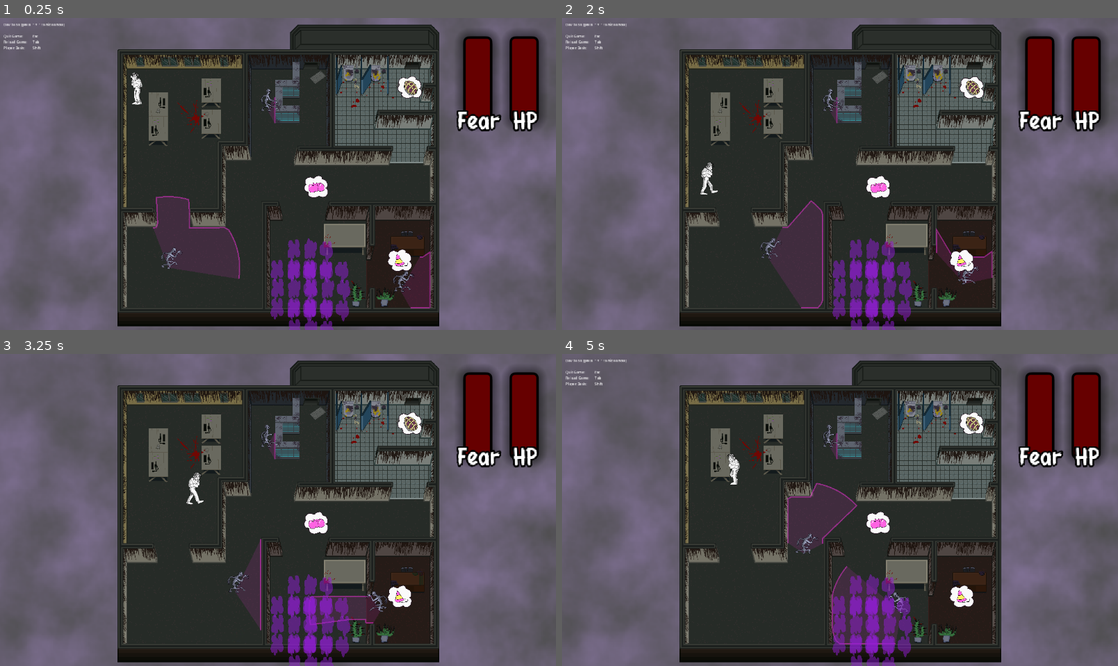
Above: before the commit, frames 1-4 (two rows, left to right).
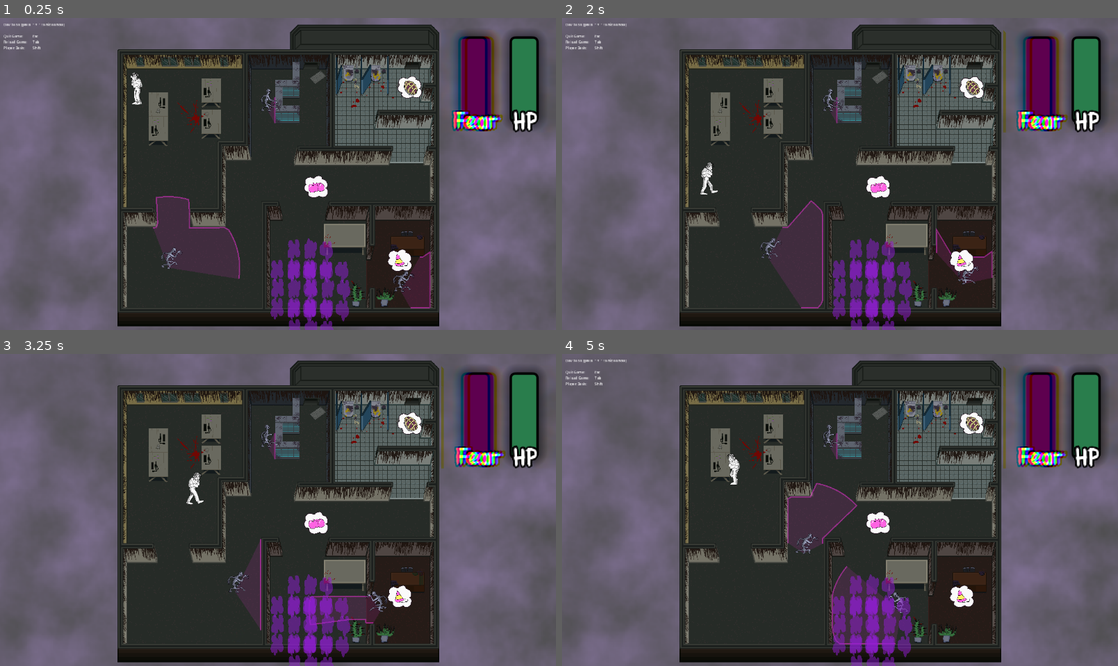
Above: after the commit, the same moments.

Repository: CarolineRoemer1998/NotABug
Game: Godot game, scene res://components/main/main.tscn
The game is run twice, just before and just after one commit, with the same random seed, the same clock (stepped at 60 frames per second) and the same inputs. The engine's default icon, where the game draws it, is replaced by a stand-in: a white triangle on a blue panel in a dark square. Sound files missing from this copy of the repository are replaced by a short silence.
Inputs (mouse positions are in pixels of both pictures, inside the frame that each line leads up to):
- Up to frame 1 (0.25 s): no input
- Up to frame 2 (2 s): move the mouse to (962, 158) at 0.52 s; hold D (move_right) 0.53-1.28 s; tap Space (accept) at 0.6 s; move the mouse to (728, 189) at 1.27 s; hold S (move_down) from 1.28 s (still down); tap Shift (dash) at 1.35 s
- Up to frame 3 (3.25 s): move the mouse to (333, 441) at 2.02 s; release S (move_down) at 2.03 s; hold D (move_right) 2.03-2.78 s; tap ] (show_or_hide_dev_tools) at 2.1 s; move the mouse to (250, 572) at 2.77 s; hold W (move_up) from 2.78 s (still down); tap Space (accept) at 2.85 s
- Up to frame 4 (5 s): move the mouse to (1006, 556) at 3.52 s; release W (move_up) at 3.53 s; hold A (move_left) from 3.53 s (still down); tap Shift (dash) at 3.6 s; move the mouse to (673, 463) at 4.27 s; tap ] (show_or_hide_dev_tools) at 4.35 s

The runs differ from the first frame. In frame 1, 3.2% of the frame differs, in the area x 81-97%, y 5-37%; in frame 2, 3.3%, in the area x 79-97%, y 3-37%; in frame 3, 3.2%; in frame 4, 3.2%.

Commit message:
Added Shader to Fear Meter

Diff:
--- a/components/ui/FearMeter.gd
+++ b/components/ui/FearMeter.gd
@@ -1,8 +1,34 @@
 class_name FearMeter
 extends ProgressBar
 
+@onready var timer_glitch: Timer = $TimerGlitch
+@onready var glitchoverlay: Sprite2D = $Glitch/Glitchoverlay
+
+var shake_power := 0.006
+var shake_color_rate := 0.006
+
 func _ready() -> void:
 	Signals.item_collected.connect(update_progress_bar)
+	reset_glitch_shader()
 
 func update_progress_bar(_item: Item):
 	value = GameManager.current_fear
+	var mat := glitchoverlay.material as ShaderMaterial
+	mat.set_shader_parameter("shake_power", 0.05)
+	mat.set_shader_parameter("shake_color_rate", 0.03)
+	shake_power -= 0.002
+	shake_color_rate -= 0.002
+	timer_glitch.start()
+
+
+
+func _on_timer_glitch_timeout() -> void:
+	reset_glitch_shader()
+
+func reset_glitch_shader():
+	var mat := glitchoverlay.material as ShaderMaterial
+	mat.set_shader_parameter("shake_power", shake_power)
+	mat.set_shader_parameter("shake_rate", 1.0)
+	mat.set_shader_parameter("shake_speed", 0.001)
+	mat.set_shader_parameter("shake_block_size", 0.001)
+	mat.set_shader_parameter("shake_color_rate", shake_color_rate)
--- a/components/ui/FearMeter.tscn
+++ b/components/ui/FearMeter.tscn
@@ -2,6 +2,8 @@
 
 [ext_resource type="Script" uid="uid://dx06he1lbi1w8" path="res://components/ui/FearMeter.gd" id="1_ah75i"]
 [ext_resource type="Theme" uid="uid://d36yfu0ple8dp" path="res://fonts&themes/progressbar-label-theme.tres" id="2_u5gms"]
+[ext_resource type="Shader" uid="uid://cc7k35411pte" path="res://shaders/glitch_shader.gdshader" id="3_inr1r"]
+[ext_resource type="PackedScene" uid="uid://chs8g8dsb8ggb" path="res://scenes/glitch_overlay.tscn" id="3_rvpev"]
 
 [sub_resource type="Theme" id="Theme_u5gms"]
 
@@ -20,7 +22,7 @@
 shadow_size = 8
 
 [sub_resource type="StyleBoxFlat" id="StyleBoxFlat_rvpev"]
-bg_color = Color(0.4, 0, 0, 1)
+bg_color = Color(0.37, 0, 0.3083334, 1)
 border_width_left = 2
 border_width_top = 2
 border_width_right = 2
@@ -30,6 +32,14 @@
 corner_radius_top_right = 4
 corner_radius_bottom_right = 4
 corner_radius_bottom_left = 4
+
+[sub_resource type="ShaderMaterial" id="ShaderMaterial_inr1r"]
+shader = ExtResource("3_inr1r")
+shader_parameter/shake_power = 0.005
+shader_parameter/shake_rate = 1.0
+shader_parameter/shake_speed = 0.001
+shader_parameter/shake_block_size = 0.001
+shader_parameter/shake_color_rate = 0.0050000002375
 
 [node name="FearMeter" type="ProgressBar" unique_id=1216261520]
 anchors_preset = 1
@@ -61,3 +71,18 @@
 theme_override_constants/outline_size = 6
 text = "Fear"
 horizontal_alignment = 1
+
+[node name="Glitch" parent="." unique_id=1063543316 instance=ExtResource("3_rvpev")]
+
+[node name="Glitchoverlay" parent="Glitch" index="1" unique_id=1955965157]
+material = SubResource("ShaderMaterial_inr1r")
+position = Vector2(33, 38.5)
+scale = Vector2(0.8125, 0.6953125)
+
+[node name="TimerGlitch" type="Timer" parent="." unique_id=366354953]
+wait_time = 0.3
+one_shot = true
+
+[connection signal="timeout" from="TimerGlitch" to="." method="_on_timer_glitch_timeout"]
+
+[editable path="Glitch"]
--- /dev/null
+++ b/components/ui/HealthMeter.gdshader
@@ -0,0 +1,59 @@
+shader_type canvas_item;
+
+uniform float effect_strength : hint_range(0.0, 1.0) = 0.0;
+
+uniform float shake_power : hint_range(0.0, 0.25) = 0.06;
+uniform float shake_rate : hint_range(0.0, 1.0) = 1.0;
+uniform float shake_speed = 8.0;
+uniform float shake_block_size = 24.0;
+uniform float shake_color_rate : hint_range(0.0, 0.25) = 0.04;
+
+uniform float fringe_alpha : hint_range(0.0, 1.0) = 0.55;
+uniform float scanline_strength : hint_range(0.0, 1.0) = 0.04;
+uniform float noise_strength : hint_range(0.0, 1.0) = 0.05;
+uniform float edge_softness : hint_range(0.001, 0.3) = 0.04;
+
+float random(float seed) {
+	return fract(543.2543 * sin(dot(vec2(seed, seed), vec2(3525.46, -54.3415))));
+}
+
+float rect_mask(vec2 uv) {
+	return step(0.0, uv.x) * step(uv.x, 1.0) * step(0.0, uv.y) * step(uv.y, 1.0);
+}
+
+void fragment() {
+	vec4 base = COLOR;
+
+	float enable_shift = float(
+		random(trunc(TIME * shake_speed)) < shake_rate
+	);
+
+	float block_y = trunc(UV.y * shake_block_size) / shake_block_size;
+	float shift = (random(block_y + TIME) - 0.5) * shake_power * enable_shift;
+
+	vec2 uv_r = UV + vec2(shift + shake_color_rate * enable_shift, 0.0);
+	vec2 uv_g = UV + vec2(shift, 0.0);
+	vec2 uv_b = UV + vec2(shift - shake_color_rate * enable_shift, 0.0);
+
+	float r_mask = rect_mask(uv_r);
+	float g_mask = rect_mask(uv_g);
+	float b_mask = rect_mask(uv_b);
+
+	float edge_left = smoothstep(0.0, edge_softness, UV.x);
+	float edge_right = smoothstep(0.0, edge_softness, 1.0 - UV.x);
+	float edge_top = smoothstep(0.0, edge_softness, UV.y);
+	float edge_bottom = smoothstep(0.0, edge_softness, 1.0 - UV.y);
+	float soft_mask = edge_left * edge_right * edge_top * edge_bottom;
+
+	float line_noise = random(block_y * 91.7 + trunc(TIME * shake_speed * 1.7));
+	float line_brightness = mix(1.0, 0.88 + line_noise * 0.24, noise_strength);
+	float scanline = 1.0 - scanline_strength * (0.5 + 0.5 * sin(UV.y * 140.0 + TIME * 10.0));
+
+	vec3 fringe_rgb = vec3(base.r * r_mask, 0.0, base.b * b_mask);
+	fringe_rgb *= line_brightness * scanline * soft_mask;
+
+	vec3 final_rgb = base.rgb + fringe_rgb * fringe_alpha * effect_strength;
+	float final_alpha = base.a;
+
+	COLOR = vec4(final_rgb, final_alpha);
+}
--- a/components/ui/HealthMeter.tscn
+++ b/components/ui/HealthMeter.tscn
@@ -1,6 +1,8 @@
-[gd_scene format=3 uid="uid://b33sjjgwdkdag"]
+[gd_scene format=3 uid="uid://ffkd3i7mqvtv"]
 
 [ext_resource type="Theme" uid="uid://d36yfu0ple8dp" path="res://fonts&themes/progressbar-label-theme.tres" id="1_gypwu"]
+[ext_resource type="Script" uid="uid://5bw2yqq6sr4d" path="res://components/ui/health_meter.gd" id="1_o73wh"]
+[ext_resource type="Shader" uid="uid://cc7k35411pte" path="res://shaders/glitch_shader.gdshader" id="3_yb3dv"]
 
 [sub_resource type="Theme" id="Theme_u5gms"]
 
@@ -19,7 +21,7 @@
 shadow_size = 8
 
 [sub_resource type="StyleBoxFlat" id="StyleBoxFlat_rvpev"]
-bg_color = Color(0.4, 0, 0, 1)
+bg_color = Color(0.1617, 0.49, 0.29849172, 1)
 border_width_left = 2
 border_width_top = 2
 border_width_right = 2
@@ -29,6 +31,16 @@
 corner_radius_top_right = 4
 corner_radius_bottom_right = 4
 corner_radius_bottom_left = 4
+
+[sub_resource type="ShaderMaterial" id="ShaderMaterial_xcoch"]
+shader = ExtResource("3_yb3dv")
+shader_parameter/shake_power = 0.03
+shader_parameter/shake_rate = 0.2
+shader_parameter/shake_speed = 5.0
+shader_parameter/shake_block_size = 30.5
+shader_parameter/shake_color_rate = 0.01
+
+[sub_resource type="CanvasTexture" id="CanvasTexture_o73wh"]
 
 [node name="HealthMeter" type="ProgressBar" unique_id=643557903]
 anchors_preset = 1
@@ -47,15 +59,24 @@
 rounded = true
 fill_mode = 3
 show_percentage = false
+script = ExtResource("1_o73wh")
 
 [node name="RichTextLabel" type="RichTextLabel" parent="." unique_id=1451392643]
 layout_mode = 0
 offset_left = -24.0
-offset_top = 64.0
+offset_top = 63.0
 offset_right = 51.0
-offset_bottom = 104.0
+offset_bottom = 87.0
 pivot_offset_ratio = Vector2(1, 0)
 theme = ExtResource("1_gypwu")
 theme_override_constants/outline_size = 6
 text = "HP"
 horizontal_alignment = 1
+vertical_alignment = 1
+
+[node name="Sprite2D" type="Sprite2D" parent="." unique_id=1119614249]
+visible = false
+material = SubResource("ShaderMaterial_xcoch")
+position = Vector2(12.75, 40.75)
+scale = Vector2(26.5, 82.5)
+texture = SubResource("CanvasTexture_o73wh")
--- /dev/null
+++ b/components/ui/health_meter.gd
@@ -0,0 +1,31 @@
+class_name HealthMeter
+extends ProgressBar
+
+@onready var timer_glitch: Timer = $TimerGlitch
+@onready var glitchoverlay: Sprite2D = $Glitch/Glitchoverlay
+
+var shake_power := 0.006
+var shake_color_rate := 0.006
+
+#func _ready() -> void:
+	#Signals.item_collected.connect(update_progress_bar)
+	#reset_glitch_shader()
+#
+#func update_progress_bar(_item: Item):
+	#value = GameManager.current_fear
+	#var mat := glitchoverlay.material as ShaderMaterial
+	#mat.set_shader_parameter("shake_power", 0.05)
+	#mat.set_shader_parameter("shake_color_rate", 0.03)
+	#shake_power -= 0.002
+	#shake_color_rate -= 0.002
+	#timer_glitch.start()
+	#
+#
+#
+#func _on_timer_glitch_timeout() -> void:
+	#reset_glitch_shader()
+#
+#func reset_glitch_shader():
+	#var mat := glitchoverlay.material as ShaderMaterial
+	#mat.set_shader_parameter("shake_power", shake_power)
+	#mat.set_shader_parameter("shake_color_rate", shake_color_rate)
--- /dev/null
+++ b/components/ui/healthmeter-glitch.gdshader
@@ -0,0 +1,40 @@
+shader_type canvas_item;
+
+uniform float shake_power = 0.03;
+uniform float shake_rate : hint_range(0.0, 1.0) = 0.2;
+uniform float shake_speed = 5.0;
+uniform float shake_block_size = 30.5;
+uniform float shake_color_rate : hint_range(0.0, 1.0) = 0.01;
+uniform sampler2D screen_texture : hint_screen_texture;
+
+float random(float seed) {
+	return fract(543.2543 * sin(dot(vec2(seed, seed), vec2(3525.46, -54.3415))));
+}
+
+void fragment() {
+	float enable_shift = float(
+		random(trunc(TIME * shake_speed)) < shake_rate
+	);
+
+	vec2 fixed_uv = SCREEN_UV;
+	fixed_uv.x += (
+		random((trunc(SCREEN_UV.y * shake_block_size) / shake_block_size) + TIME) - 0.5
+	) * shake_power * enable_shift;
+
+	vec4 pixel_color = textureLod(screen_texture, fixed_uv, 0.0);
+
+	pixel_color.r = mix(
+		pixel_color.r,
+		textureLod(screen_texture, fixed_uv + vec2(shake_color_rate, 0.0), 0.0).r,
+		enable_shift
+	);
+
+	pixel_color.b = mix(
+		pixel_color.b,
+		textureLod(screen_texture, fixed_uv + vec2(-shake_color_rate, 0.0), 0.0).b,
+		enable_shift
+	);
+
+	vec4 mask = texture(TEXTURE, UV);
+	COLOR = vec4(pixel_color.rgb, mask.a);
+}
--- a/project.godot
+++ b/project.godot
@@ -25,8 +25,6 @@
 
 window/size/viewport_width=480
 window/size/viewport_height=270
-window/size/mode=3
-window/size/initial_position_type=3
 window/size/window_width_override=1920
 window/size/window_height_override=1080
 window/stretch/mode="canvas_items"
--- a/shaders/glitch_shader.gdshader
+++ b/shaders/glitch_shader.gdshader
@@ -5,7 +5,6 @@
 */
 
 shader_type canvas_item;
-
 uniform float shake_power = 0.03;
 uniform float shake_rate : hint_range( 0.0, 1.0 ) = 0.2;
 uniform float shake_speed = 5.0;
Not shown, added: components/ui/HealthMeter.gdshader.uid
Not shown, added: components/ui/health_meter.gd.uid
Not shown, added: components/ui/healthmeter-glitch.gdshader.uid
